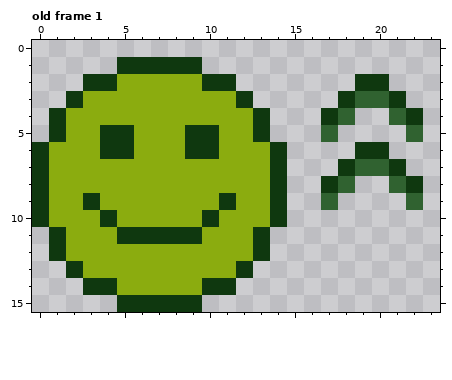
A pixel-art file gets an edit: assets/customer_status.aseprite. The picture above was drawn from the file before the commit.
24x16 pixels, 1 frame. Shown: old frame 1. The commit also changed other frames, which this record leaves out.
After the commit:
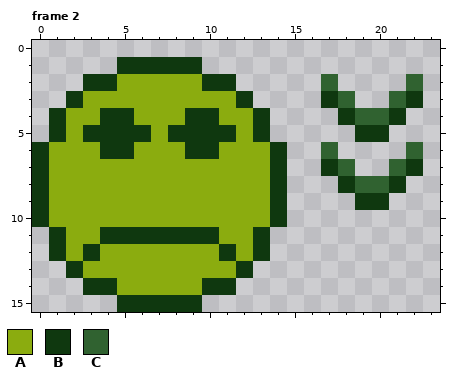
Palette (. is transparent): A #8bac0f  B #0f380f  C #306230
A new or re-ordered frame is compared with the old frame closest to it.
Changes in this commit:
frames 1 -> 6
layer "head" added
layer "face" added
layer "progress" added
layer "Layer 1" removed
--- frame 2 is new; against old frame 1
@@ x 0..23 @@
  1 .....BBBBB..............
- 2 ...BBAAAAABB.......BB...
- 3 ..BAAAAAAAAAB.....BCCB..
- 4 .BAAAAAAAAAAAB...BC..CB.
- 5 .BAABBAAABBAAB...C....C.
- 6 BAAABBAAABBAAAB....BB...
- 7 BAAAAAAAAAAAAAB...BCCB..
- 8 BAAAAAAAAAAAAAB..BC..CB.
- 9 BAABAAAAAAABAAB..C....C.
-10 BAAABAAAAABAAAB.........
-11 .BAAABBBBBAAAB..........
-12 .BAAAAAAAAAAAB..........
+ 2 ...BBAAAAABB.....C....C.
+ 3 ..BAAAAAAAAAB....BC..CB.
+ 4 .BAABBAAABBAAB....BCCB..
+ 5 .BABBBBABBBBAB.....BB...
+ 6 BAAABBAAABBAAAB..C....C.
+ 7 BAAAAAAAAAAAAAB..BC..CB.
+ 8 BAAAAAAAAAAAAAB...BCCB..
+ 9 BAAAAAAAAAAAAAB....BB...
+10 BAAAAAAAAAAAAAB.........
+11 .BAABBBBBBBAAB..........
+12 .BABAAAAAAABAB..........
 13 ..BAAAAAAAAAB...........
Pixel boxes of the changes (left, top, right, bottom) in both pictures:
changed: (321, 74, 423, 210)
changed: (83, 108, 236, 142)
changed: (83, 193, 117, 261)
changed: (202, 193, 236, 261)
